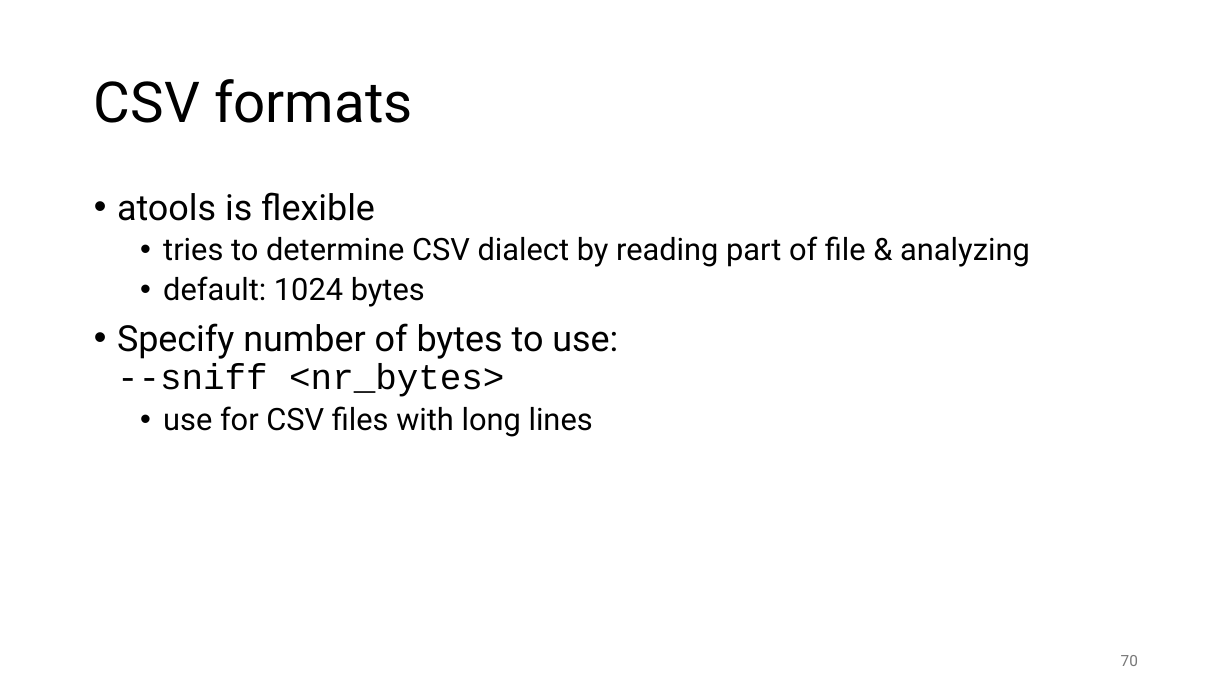
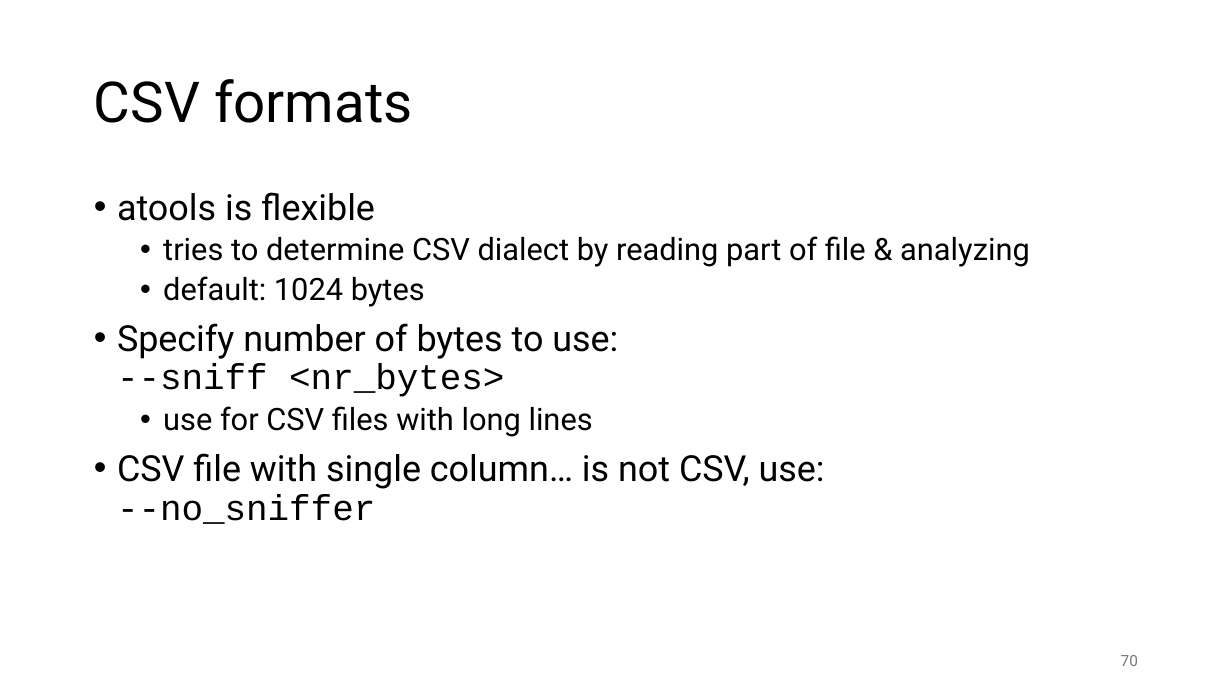
Before and after one commit to gjbex/Workflows-for-HPC, a slide deck: slide 70 of workflow_for_HPC.pptx. Drawn at 1232x693 pixels with LibreOffice and Linux fonts; fonts in the diff are those of the drawing. Boxes give left, top, right and bottom in pixels: in the first picture for what was removed or moved away, otherwise in the second. Text is boxed around its words. In the diff, an @@ line names an element or a change of style, - is before the commit and + after.

Commit message:
Fix typo

```diff
--- a/workflow_for_HPC.pptx
+++ b/workflow_for_HPC.pptx
@@ text at [117, 453, 825, 524]: paragraph added @@
+• CSV file with single column… is not CSV, use:
+  --no_sniffer
```
Also in this commit, not shown: 2 other slides changed.
